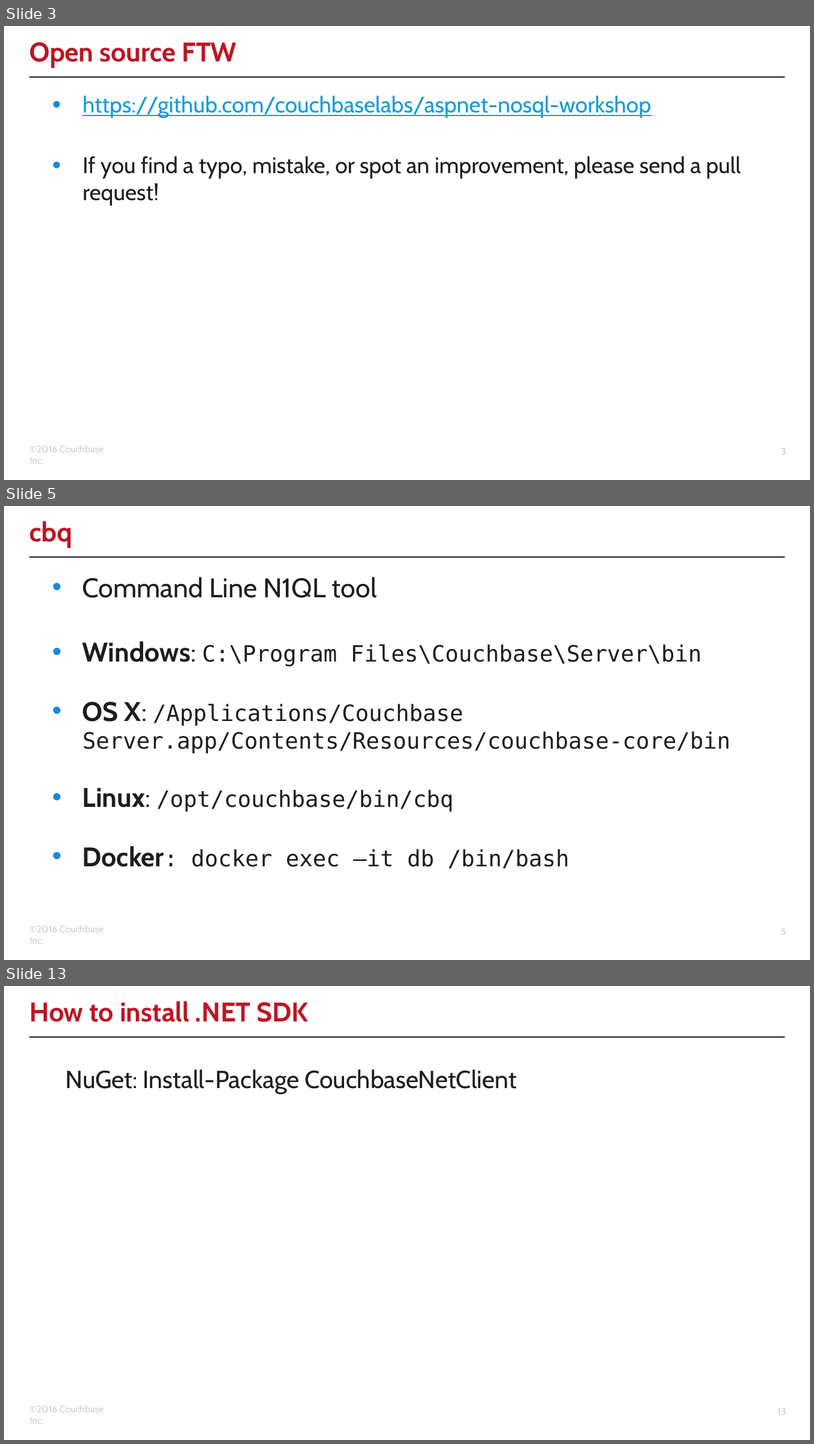
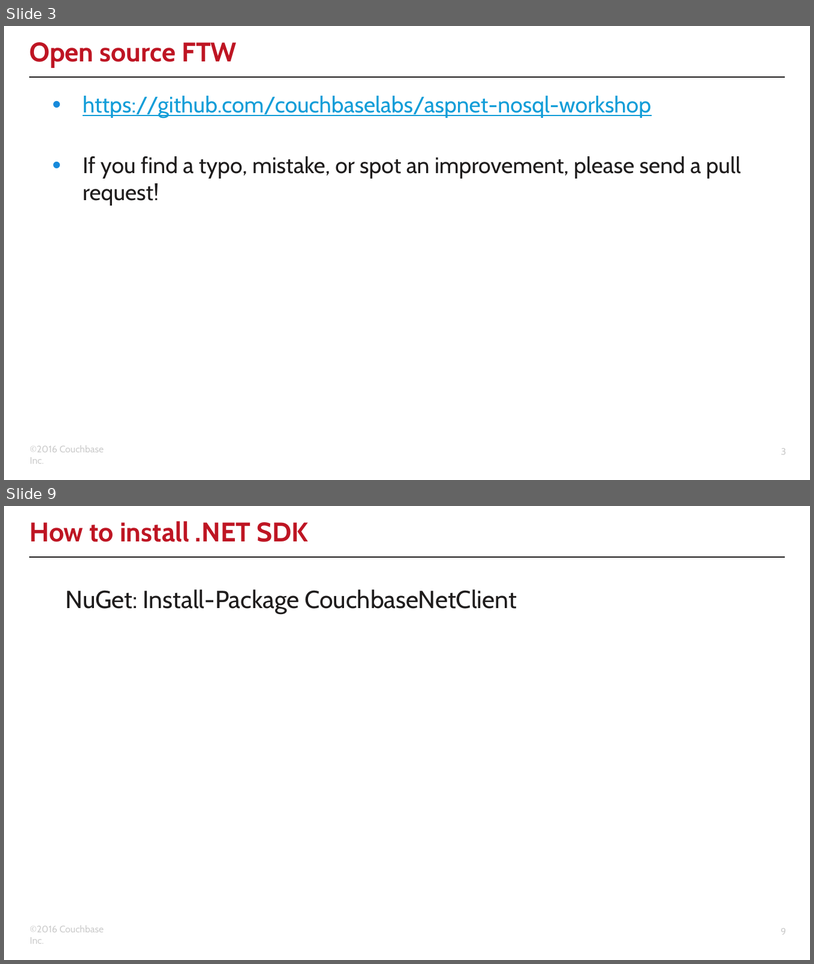
Before and after one commit to couchbaselabs/aspnet-nosql-workshop, a slide deck: 02/02.pptx. Shown one above the other, each under a label of ours: slides 3, 5 and 13 before the commit, slides 3 and 9 after it; the slides between them are not shown. The pictures are 814x1444 and 814x964 pixels, drawn with LibreOffice and Linux fonts; fonts in the diff are those of the drawing; background and template pictures are left out. Boxes give left, top, right and bottom in pixels: in the first picture for what was removed or moved away, otherwise in the second. Text is boxed around its words. In the diff, an @@ line names an element or a change of style, - is before the commit and + after.

```diff
--- a/02/02.pptx
+++ b/02/02.pptx
@@ slide 5 removed at [4, 506, 810, 960], background #FFFFFF; not listed: 3 template elements that a slide beside it also shows @@
@@ title removed at [30, 521, 72, 547] @@
-cbq
@@ text removed at [83, 577, 731, 868] @@
-• Command Line N1QL tool
-• Windows: C:\Program Files\Couchbase\Server\bin
-• OS X: /Applications/Couchbase Server.app/Contents/Resources/couchbase-core/bin
-• Linux: /opt/couchbase/bin/cbq
-• Docker: docker exec –it db /bin/bash
@@ what was slide 13 is now slide 9 @@
@@ page number at [781, 928, 786, 934]: text changed @@
-13
+9
```
Also in this commit, not shown: 6 slides changed, 4 slides added, 5 other slides removed.
